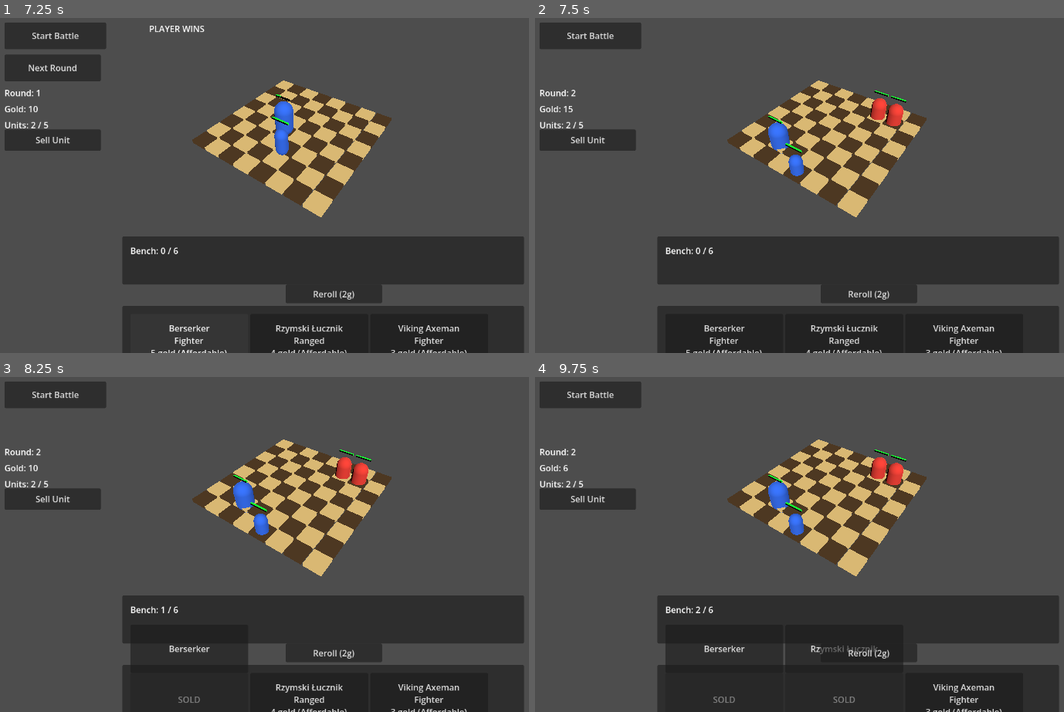
Above: before the commit, frames 1-4 (two rows, left to right).
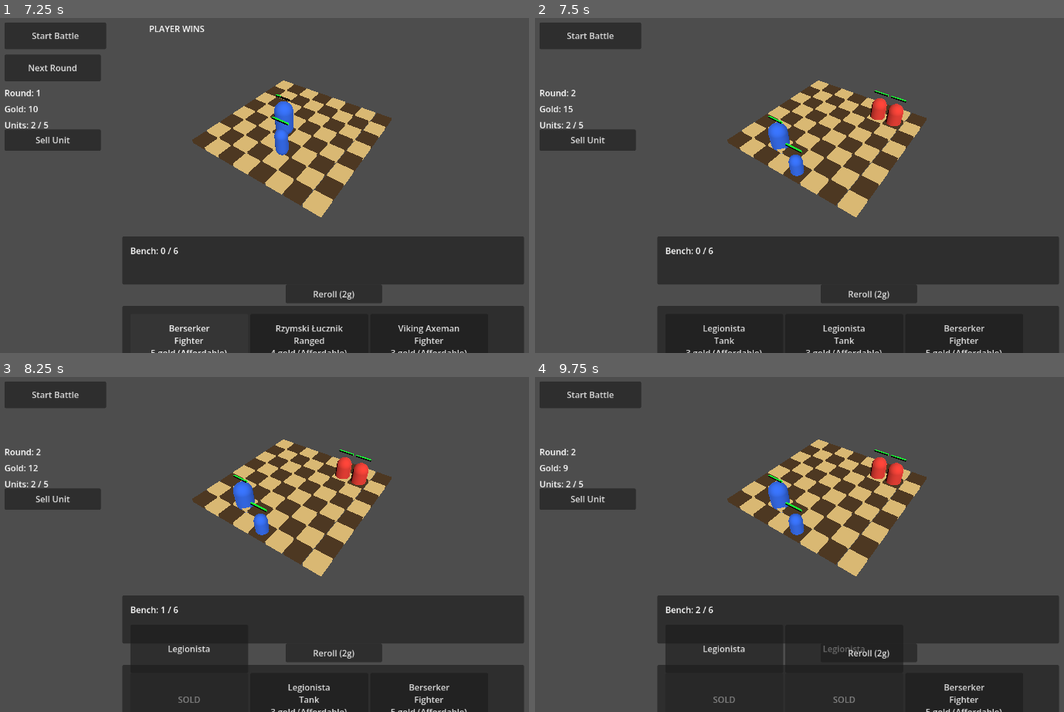
Above: after the commit, the same moments.

Repository: janmgryka-bit/warmarket
Game: Godot game, scene res://scenes/Main.tscn
Two runs of this game, one before a commit and one after it. Both use one fixed random seed, a clock stepped at 60 frames per second and the inputs below.
Inputs (mouse positions are in pixels of both pictures, inside the frame that each line leads up to):
- Up to frame 1 (7.25 s): click "Start Battle" at 0.5 s; click "Start Battle" at 1.25 s; click "Sell Unit" at 2 s; click "Berserker Fighter 5 gold (Aff…" at 2.75 s; click "Rzymski Łucznik Ranged 4 gold…" at 3.5 s; click "Viking Axeman Fighter 3 gold …" at 4.25 s; click "Reroll (2g)" at 5 s; click "Sell Unit" at 5.75 s; click "Berserker Fighter 5 gold (Aff…" at 6.5 s
- Up to frame 2 (7.5 s): click "Next Round" at 7.25 s
- Up to frame 3 (8.25 s): click (190, 698) at 8 s, where only the run after the commit has a clickable "Legionista Tank 3 gold (Affor…"
- Up to frame 4 (9.75 s): click "Berserker" (after the commit: "Legionista") at 8.75 s; click (841, 698) at 9.5 s, where only the run after the commit has a clickable "Legionista Tank 3 gold (Affor…"

Frame 1 is identical in both runs. In frame 2, 0.5% of the frame differs, in the area x 28-87%, y 91-100%; in frame 3, 0.5%; in frame 4, 0.4%.

Commit message:
Refresh shop offers each round

Diff:
--- a/godot_project/war-market/scripts/game.gd
+++ b/godot_project/war-market/scripts/game.gd
@@ -378,6 +378,7 @@
 	update_gold_label()
 	round_label.text = "Round: %d" % round_number
 	update_unit_cap_label()
+	roll_shop_offers()
 	populate_shop()
 	spawn_player_roster()
 	spawn_enemy_wave(round_number)
